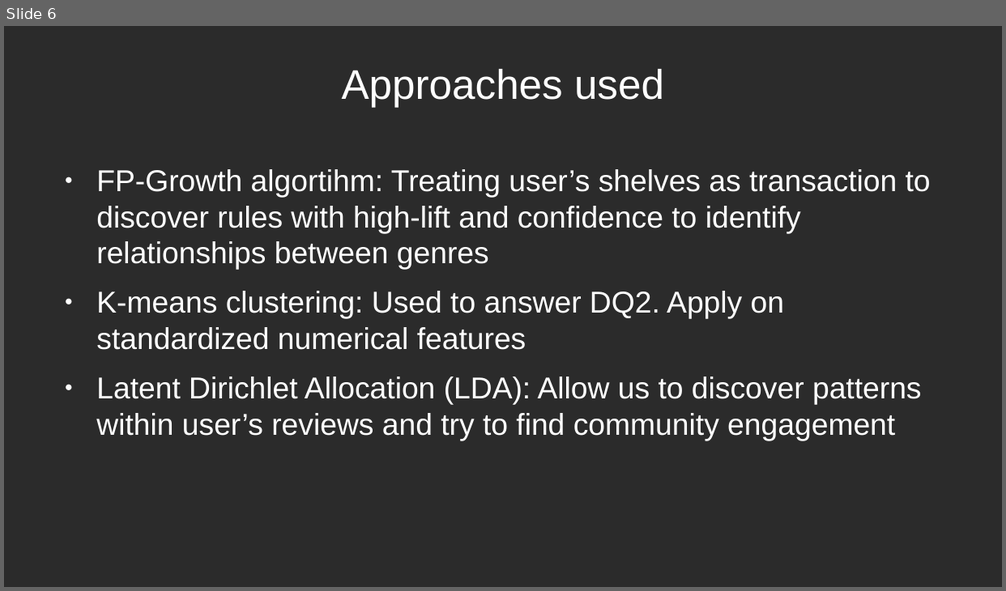
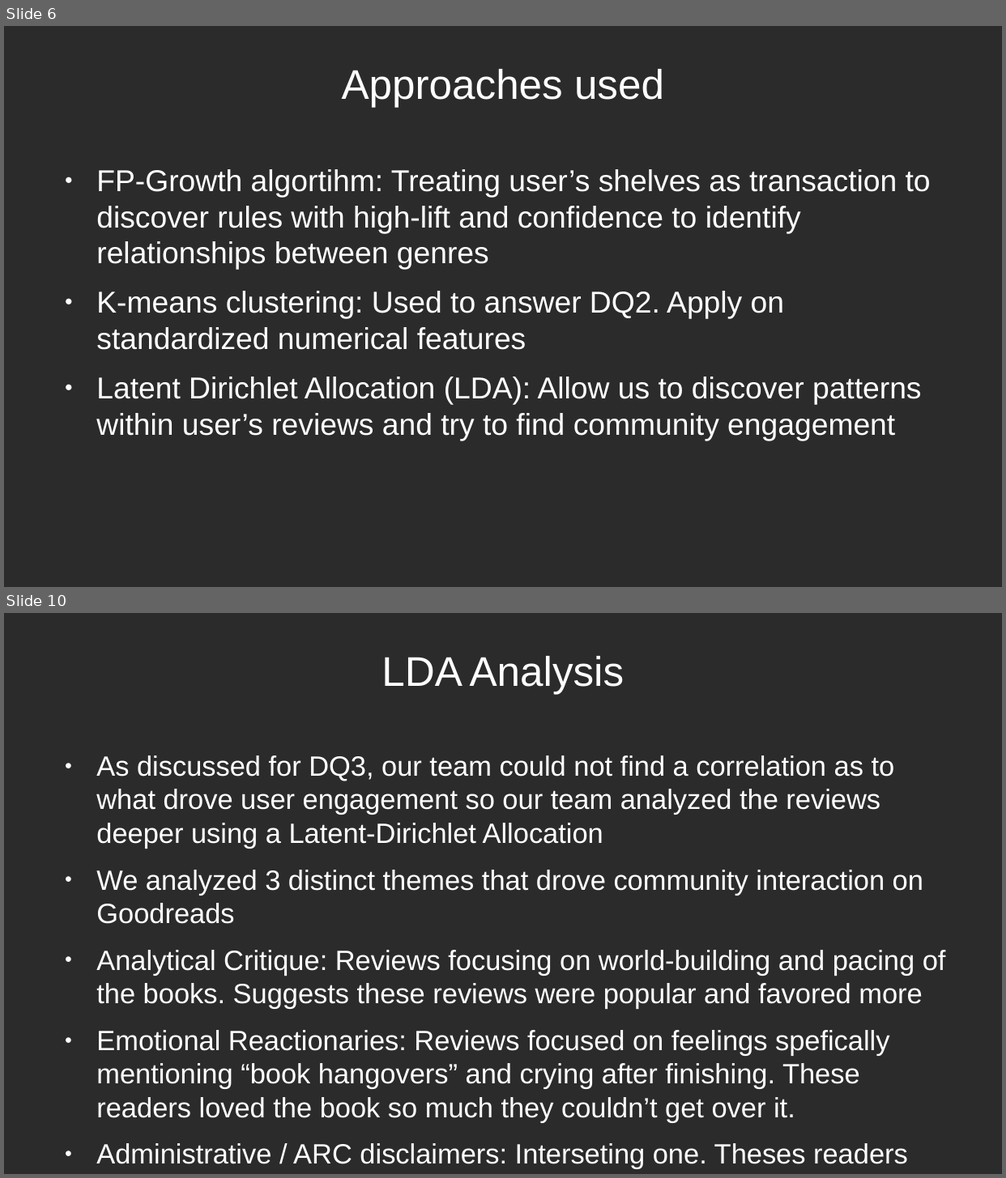
Before and after one commit to crystalstorm466/cs4412-project, a slide deck: docs/CS4412_David_Holland_Slides.odp. Shown one above the other, each under a label of ours: slide 6 before the commit, slides 6 and 10 after it; the slides between them are not shown. The pictures are 1006x591 and 1006x1178 pixels, drawn with LibreOffice and Linux fonts; fonts in the diff are those of the drawing; background and template pictures are left out; a plain dark background stands for a picture behind light text. Boxes give left, top, right and bottom in pixels: in the first picture for what was removed or moved away, otherwise in the second. Text is boxed around its words. In the diff, an @@ line names an element or a change of style, - is before the commit and + after.

```diff
--- a/docs/CS4412_David_Holland_Slides.odp
+++ b/docs/CS4412_David_Holland_Slides.odp
@@ slide 10 added at bbox=[4, 613, 1002, 1174], background picture (left out) @@
@@ title added at bbox=[381, 656, 624, 695], 33 pt, text #FFFFFF @@
+LDA Analysis
@@ text added at bbox=[96, 756, 946, 1169], 22.2 pt, text #FFFFFF @@
+● As discussed for DQ3, our team could not find a correlation as to what drove user engagement so our team analyzed the reviews deeper using a Latent-Dirichlet Allocation
+● We analyzed 3 distinct themes that drove community interaction on Goodreads
+● Analytical Critique: Reviews focusing on world-building and pacing of the books. Suggests these reviews were popular and favored more
+● Emotional Reactionaries: Reviews focused on feelings spefically mentioning “book hangovers” and crying after finishing. These readers loved the book so much they couldn’t get over it.
+● Administrative / ARC disclaimers: Interseting one. Theses readers were mainly bloggers or disclosed that they received Advanced Reader Copies before the book launched
```
Also in this commit, not shown: 1 slide changed, 6 other slides added, 1 slide removed, 1 other file.
